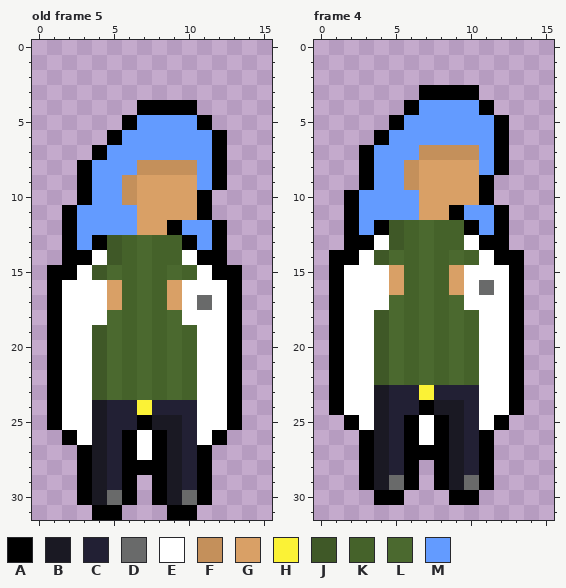
Pixel-art file: assets/art/mc/mc_jumping.aseprite. The picture above was drawn from the file before the commit.
16x32 pixels, 5 frames. Shown: old frame 5, frame 4. The commit also changed other frames, which this record leaves out.
Palette (. is transparent): A #000000  B #1a1923  C #222034  D #696a6a  E #ffffff  F #c4905b  G #d9a066  H #fbf236  J #3f5827  K #45622a  L #4b692f  M #639bff
After:
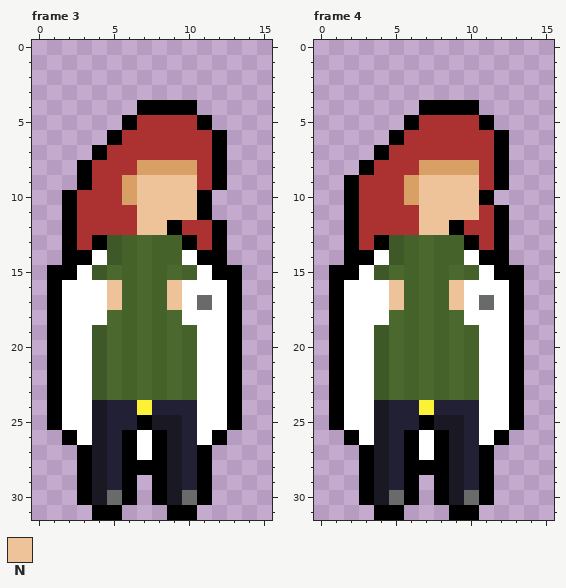
Colours new in this view: N #eec39a
A new or re-ordered frame is compared with the old frame closest to it.
From old to new:
{"change": "layer \"Mirror\" now hidden"}
{"change": "frames re-ordered"}
{"colour":"M","old":"#639bff","new":"#ac3232"}
{"where": "frame 3 against old frame 5"}
{"frame":3,"y":8,"x":7,"old":"FFFF","new":"GGGG"}
{"frame":3,"y":9,"x":6,"old":"FGGGG","new":"GNNNN"}
{"frame":3,"y":10,"x":2,"old":".A","new":"AM"}
{"frame":3,"y":10,"x":6,"old":"FGGGG","new":"GNNNN"}
{"frame":3,"y":11,"x":7,"old":"GGGG","new":"NNNN"}
{"frame":3,"y":12,"x":7,"old":"GG","new":"NN"}
{"frame":3,"y":16,"x":5,"old":"G","new":"N"}
{"frame":3,"y":16,"x":9,"old":"G","new":"N"}
{"frame":3,"y":17,"x":5,"old":"G","new":"N"}
{"frame":3,"y":17,"x":9,"old":"G","new":"N"}
{"where": "frame 4"}
{"frame":4,"y":3,"x":7,"old":"AAAA","new":"...."}
{"frame":4,"y":4,"x":6,"old":"AMMMMA","new":".AAAA."}
{"frame":4,"y":5,"x":5,"old":"AM","new":".A"}
{"frame":4,"y":5,"x":11,"old":"MA","new":"A."}
{"frame":4,"y":6,"x":4,"old":"AM","new":".A"}
{"frame":4,"y":7,"x":3,"old":"AM","new":".A"}
{"frame":4,"y":7,"x":7,"old":"FFFF","new":"MMMM"}
{"frame":4,"y":8,"x":6,"old":"F","new":"M"}
{"frame":4,"y":9,"x":2,"old":".A","new":"AM"}
{"frame":4,"y":9,"x":6,"old":"FGGGGA.","new":"GNNNNMA"}
{"frame":4,"y":10,"x":6,"old":"MGGGG","new":"GNNNN"}
{"frame":4,"y":11,"x":7,"old":"GGAM","new":"NNNN"}
{"frame":4,"y":12,"x":4,"old":"AJKLKKA","new":"MMMNNAM"}
{"frame":4,"y":13,"x":3,"old":"AE","new":"MA"}
{"frame":4,"y":13,"x":10,"old":"EA","new":"AM"}
{"frame":4,"y":14,"x":1,"old":"A","new":"."}
{"frame":4,"y":14,"x":3,"old":"EJL","new":"AEJ"}
{"frame":4,"y":14,"x":9,"old":"LKE","new":"KEA"}
{"frame":4,"y":14,"x":13,"old":"A","new":"."}
{"frame":4,"y":15,"x":2,"old":"E","new":"A"}
{"frame":4,"y":15,"x":4,"old":"EG","new":"JL"}
{"frame":4,"y":15,"x":9,"old":"GE","new":"LK"}
{"frame":4,"y":15,"x":12,"old":"E","new":"A"}
{"frame":4,"y":16,"x":5,"old":"G","new":"N"}
{"frame":4,"y":16,"x":9,"old":"G","new":"N"}
{"frame":4,"y":16,"x":11,"old":"D","new":"E"}
{"frame":4,"y":17,"x":5,"old":"L","new":"N"}
{"frame":4,"y":17,"x":9,"old":"L","new":"N"}
{"frame":4,"y":17,"x":11,"old":"E","new":"D"}
{"frame":4,"y":18,"x":4,"old":"J","new":"E"}
{"frame":4,"y":18,"x":10,"old":"K","new":"E"}
{"frame":4,"y":23,"x":4,"old":"BCCHCCC","new":"JLKLKLK"}
{"frame":4,"y":24,"x":7,"old":"ABB","new":"HCC"}
{"frame":4,"y":25,"x":1,"old":".A","new":"AE"}
{"frame":4,"y":25,"x":6,"old":"AEA","new":"CAB"}
{"frame":4,"y":25,"x":12,"old":"A.","new":"EA"}
{"frame":4,"y":26,"x":2,"old":".A","new":"AE"}
{"frame":4,"y":26,"x":11,"old":"A.","new":"EA"}
{"frame":4,"y":27,"x":7,"old":"A","new":"E"}
{"frame":4,"y":28,"x":7,"old":".","new":"A"}
{"frame":4,"y":29,"x":5,"old":"D","new":"C"}
{"frame":4,"y":29,"x":10,"old":"D","new":"C"}
{"frame":4,"y":30,"x":3,"old":".AA.","new":"ABDA"}
{"frame":4,"y":30,"x":8,"old":".AA.","new":"ABDA"}
{"frame":4,"y":31,"x":4,"old":"..","new":"AA"}
{"frame":4,"y":31,"x":9,"old":"..","new":"AA"}
{"label":"changed","picture_box":[62,115,212,310]}
{"label":"changed","picture_box":[329,85,524,520]}
